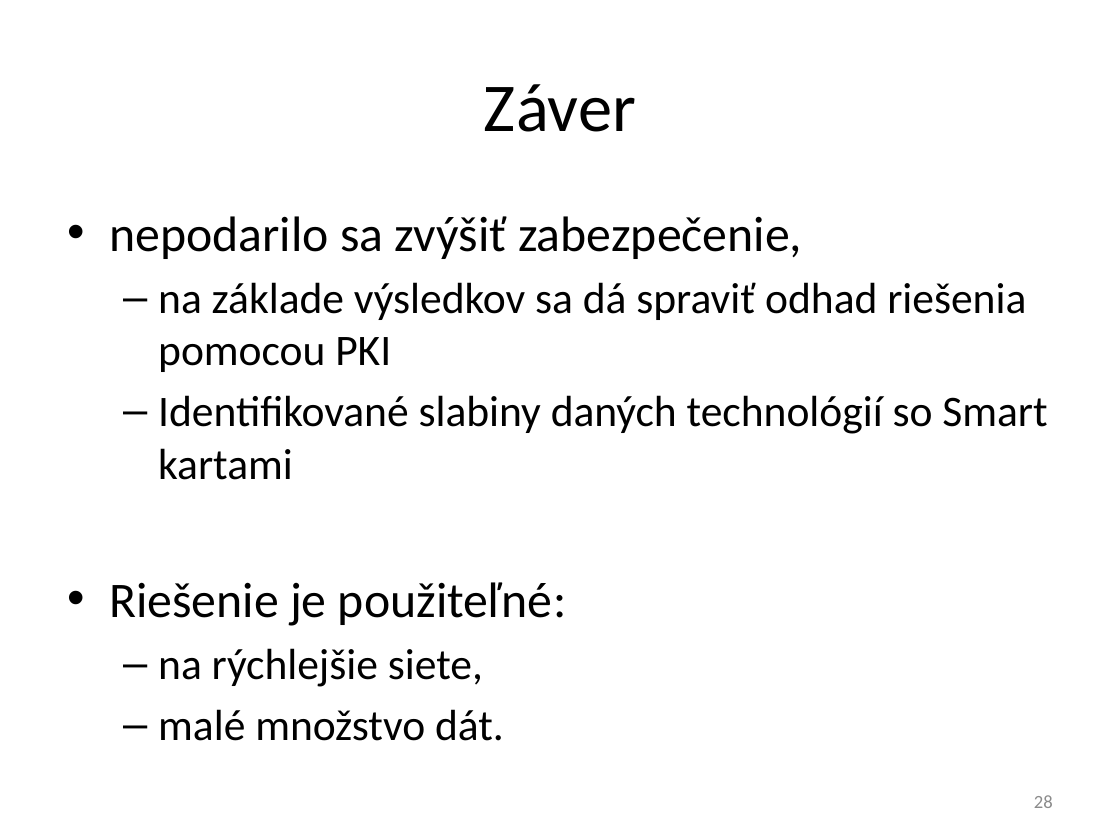
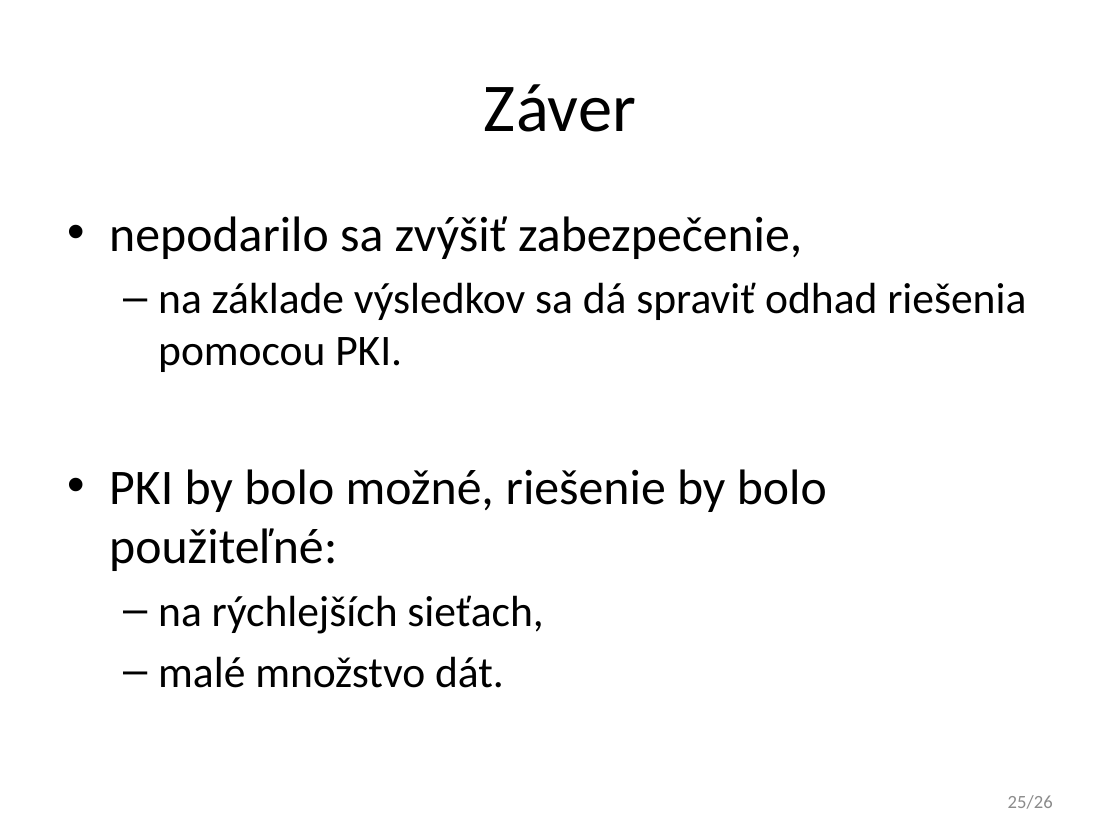
Before and after one commit to javacard-FOSS-applets/nrf6310-pca10007, a slide deck: slide 25 of Obhajoba/xdoubravsky_dp.pptx (slide 28 before the commit). Drawn at 1120x840 pixels with LibreOffice and Linux fonts; fonts in the diff are those of the drawing. Boxes give left, top, right and bottom in pixels: in the first picture for what was removed or moved away, otherwise in the second. Text is boxed around its words. In the diff, an @@ line names an element or a change of style, - is before the commit and + after.

```diff
--- a/Obhajoba/xdoubravsky_dp.pptx
+++ b/Obhajoba/xdoubravsky_dp.pptx
@@ text at (109,282,1026,634): text changed @@
-  – na základe výsledkov sa dá spraviť odhad riešenia pomocou PKI
-  – Identifikované slabiny daných technológií so Smart kartami
-• Riešenie je použiteľné:
-  – na rýchlejšie siete,
+  – na základe výsledkov sa dá spraviť odhad riešenia pomocou PKI.
+• PKI by bolo možné, riešenie by bolo použiteľné:
+  – na rýchlejších sieťach,
@@ page number at (1008,795,1053,809): text changed @@
-28
+25/26
```
Also in this commit, not shown: 29 other slides changed, 1 slide added, 2 slides removed.
